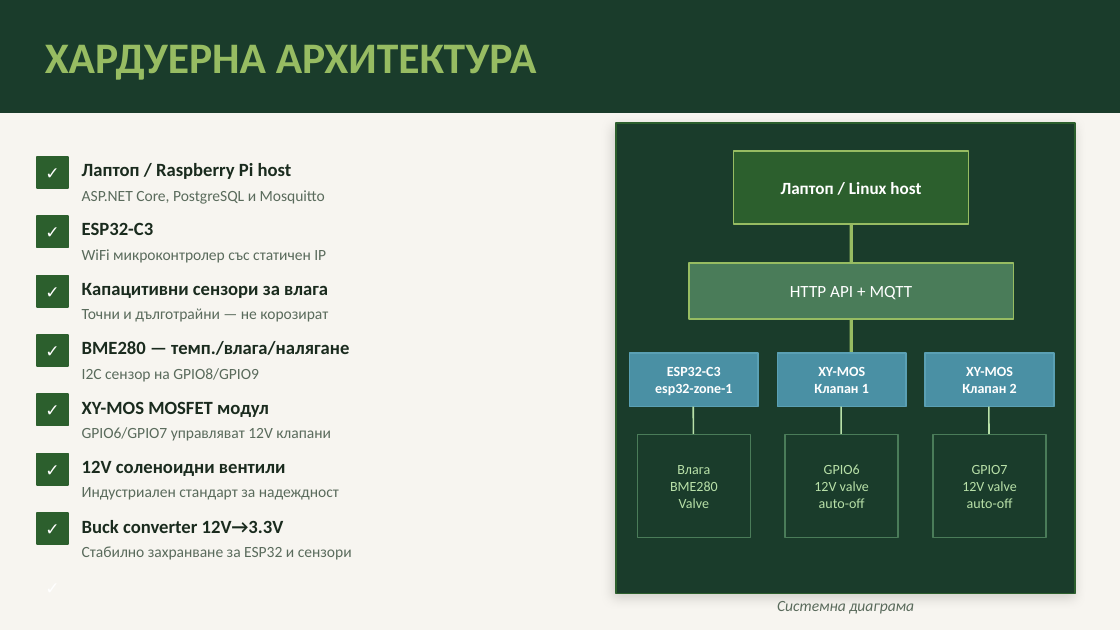
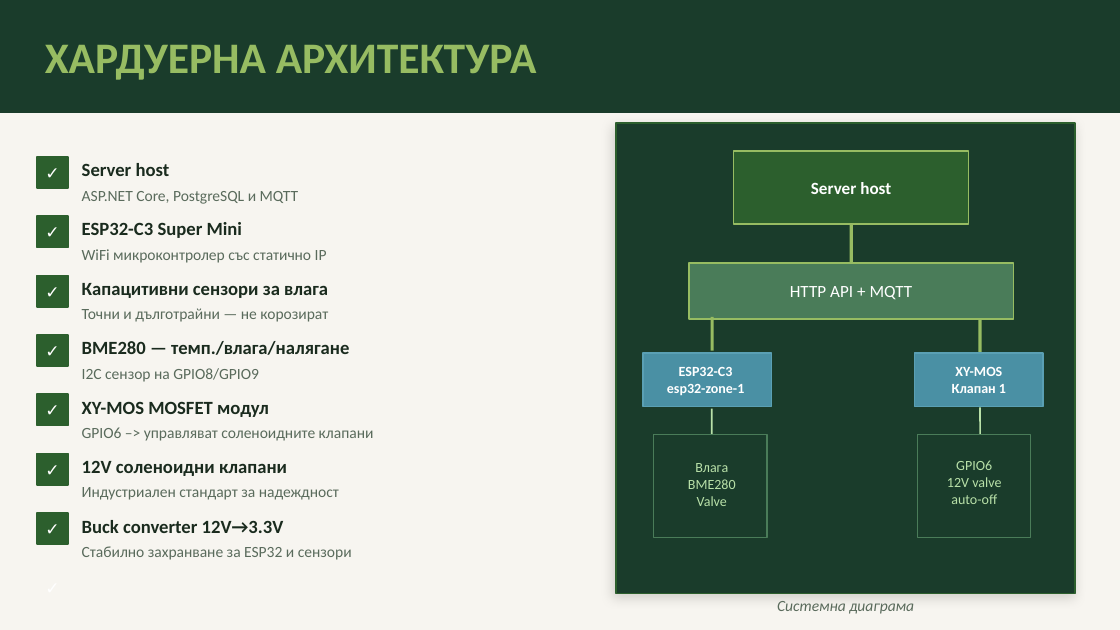
Before and after one commit to FPHAV1S/SmartGarden, a slide deck: slide 4 of SmartGarden_Presentation.pptx. Drawn at 1120x630 pixels with LibreOffice and Linux fonts; fonts in the diff are those of the drawing. Boxes give left, top, right and bottom in pixels: in the first picture for what was removed or moved away, otherwise in the second. Text is boxed around its words. In the diff, an @@ line names an element or a change of style, - is before the commit and + after.

```diff
--- a/SmartGarden_Presentation.pptx
+++ b/SmartGarden_Presentation.pptx
@@ text at bbox=[82, 163, 170, 176]: text changed @@
-Лаптоп / Raspberry Pi host
+Server host
@@ text at bbox=[82, 191, 299, 204]: text changed @@
-ASP.NET Core, PostgreSQL и Mosquitto
+ASP.NET Core, PostgreSQL и MQTT
@@ text at bbox=[811, 182, 891, 194]: text changed @@
-Лаптоп / Linux host
+Server host
@@ text at bbox=[82, 222, 242, 238]: text changed @@
-ESP32-C3
+ESP32-C3 Super Mini
@@ text at bbox=[82, 249, 327, 263]: text changed @@
-WiFi микроконтролер със статичен IP
+WiFi микроконтролер със статично IP
@@ line added from (712, 317) to (712, 351), #97BC62 2 pt @@
@@ line moved from (851, 319) - (851, 353) to (980, 319) - (980, 353) @@
@@ text "ESP32-C3": place and size @@
-text "ESP32-C3" at bbox=[655, 367, 732, 395]
+text "ESP32-C3" at bbox=[667, 367, 744, 395]
@@ rectangle: place and size @@
-rectangle at bbox=[629, 353, 758, 407]
+rectangle at bbox=[643, 353, 772, 407]
@@ text "XY-MOS": place and size @@
-text "XY-MOS" at bbox=[814, 367, 869, 393]
+text "XY-MOS" at bbox=[952, 367, 1006, 393]
@@ rectangle: place and size @@
-rectangle at bbox=[777, 353, 906, 407]
+rectangle at bbox=[914, 353, 1043, 407]
@@ rectangle removed at bbox=[925, 353, 1054, 407] @@
@@ text removed at bbox=[962, 367, 1017, 393] @@
-XY-MOS
-Клапан 2
@@ line moved from (693, 407) - (693, 435) to (712, 409) - (712, 437) @@
@@ line moved from (841, 407) - (841, 435) to (980, 408) - (980, 436) @@
@@ line removed from (989, 407) to (989, 435) @@
@@ text at bbox=[82, 427, 374, 441]: text changed @@
-GPIO6/GPIO7 управляват 12V клапани
+GPIO6 –> управляват соленоидните клапани
@@ rectangle: place and size @@
-rectangle at bbox=[637, 435, 750, 538]
+rectangle at bbox=[654, 435, 767, 538]
@@ text "Влага": place and size @@
-text "Влага" at bbox=[670, 465, 718, 508]
+text "Влага" at bbox=[688, 463, 736, 506]
@@ text "GPIO6": place and size @@
-text "GPIO6" at bbox=[814, 464, 869, 508]
+text "GPIO6" at bbox=[947, 460, 1001, 504]
@@ rectangle: place and size @@
-rectangle at bbox=[785, 435, 898, 538]
+rectangle at bbox=[917, 435, 1030, 538]
@@ rectangle removed at bbox=[933, 435, 1046, 538] @@
@@ text at bbox=[82, 461, 287, 476]: text changed @@
-12V соленоидни вентили
+12V соленоидни клапани
@@ text removed at bbox=[962, 465, 1017, 508] @@
-GPIO7
-12V valve
-auto-off
```
Also in this commit, not shown: 6 other slides changed, 23 other files.
